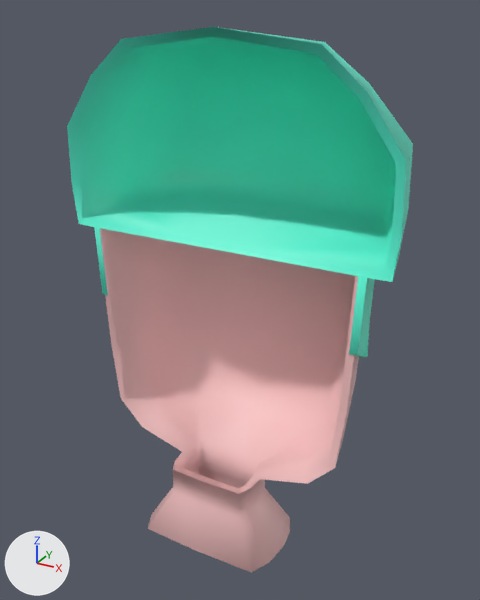
What one commit did to the FBX model Assets/Models/fbx/convobot_head_back.fbx.
Rendered twice from a camera (50 mm lens) standing at (6.1, -10.23, 6.53) and looking at (-0.12, 1.08, 0.88). Lighting does not change. The marker at lower left points along +X, +Y and +Z. Where no turn or scale is listed for an object, it has been applied to the vertices.

In view in the first picture: 'hair_back', 'hair_bowl_back', 'head_back'.
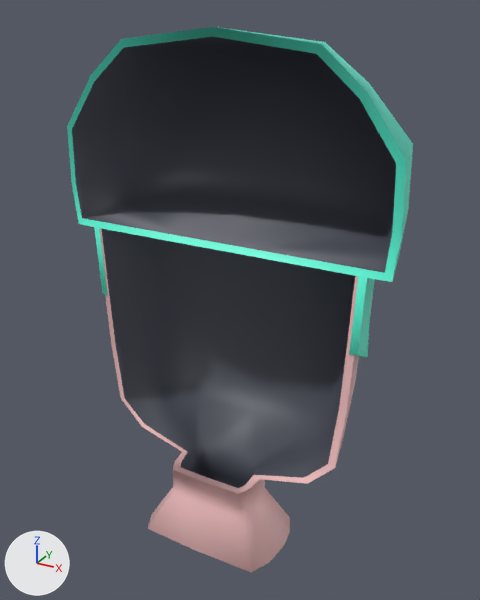
Commit message: Edited inside space of head

What differs and where, as boxes (x1, y1, x2, y2) in the pictures (480 x 600 px):
part 1 of me_mesh, recoloured
    both: (72, 37, 396, 273)
part 2 of me_mesh_002, recoloured (pink to grey)
    both: (116, 319, 344, 488)
part 3 of me_mesh_002, recoloured
    both: (102, 229, 272, 345)
part 4 of me_mesh_002, recoloured
    both: (268, 260, 355, 368)

The change in detail:
Material 'Black' (mat_black) is new.
Its base color is (0.0747, 0.08, 0.107) (dark blue #4d505c).
me_mesh has 86 vertices, 90 faces and spans x -3.46..3.46, y -1.57..1.57, z -1.95..1.95.
me_mesh is used by ob_hair_bowl_back; location (0.0, 1.49, 4.3).
me_mesh part 1: 36 of the faces centred in x -3.15..3.15, y -1.29..1.21, z -1.79..1.65 switch from mat_hair (cyan #5dfedd) to mat_black (dark blue #4d505c).
me_mesh_002 has 144 vertices, 148 faces and spans x -2.89..2.89, y -1.82..1.82, z -5.07..2.37.
me_mesh_002 is used by ob_head_back; location (0.0, 0.75, 0.0).
me_mesh_002 part 2: 54 of the faces centred in x -2.44..2.44, y -1.44..1.22, z -4.38..-0.96 switch from mat_skin (pink #ffcaca) to mat_black (dark blue #4d505c).
me_mesh_002 part 3: 6 of the faces centred in x -2.6..-0.94, y -0.27..1.45, z 0.29..1.63 switch from mat_skin (pink #ffcaca) to mat_black (dark blue #4d505c).
me_mesh_002 part 4: 6 of the faces centred in x 0.94..2.6, y -0.27..1.45, z 0.29..1.63 switch from mat_skin (pink #ffcaca) to mat_black (dark blue #4d505c).
